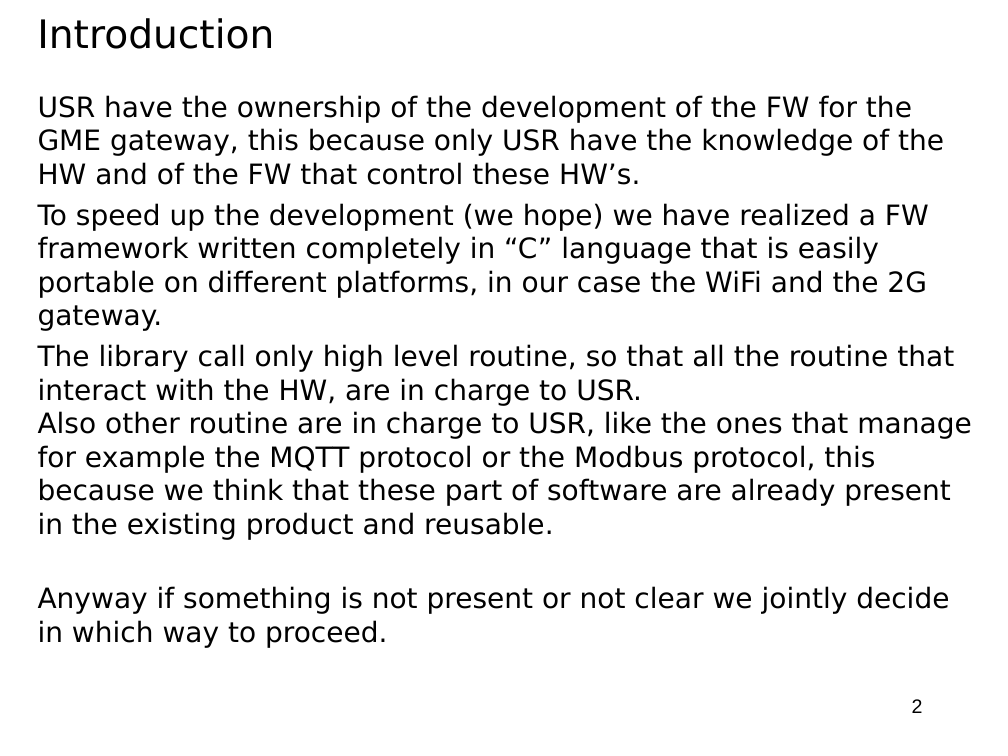
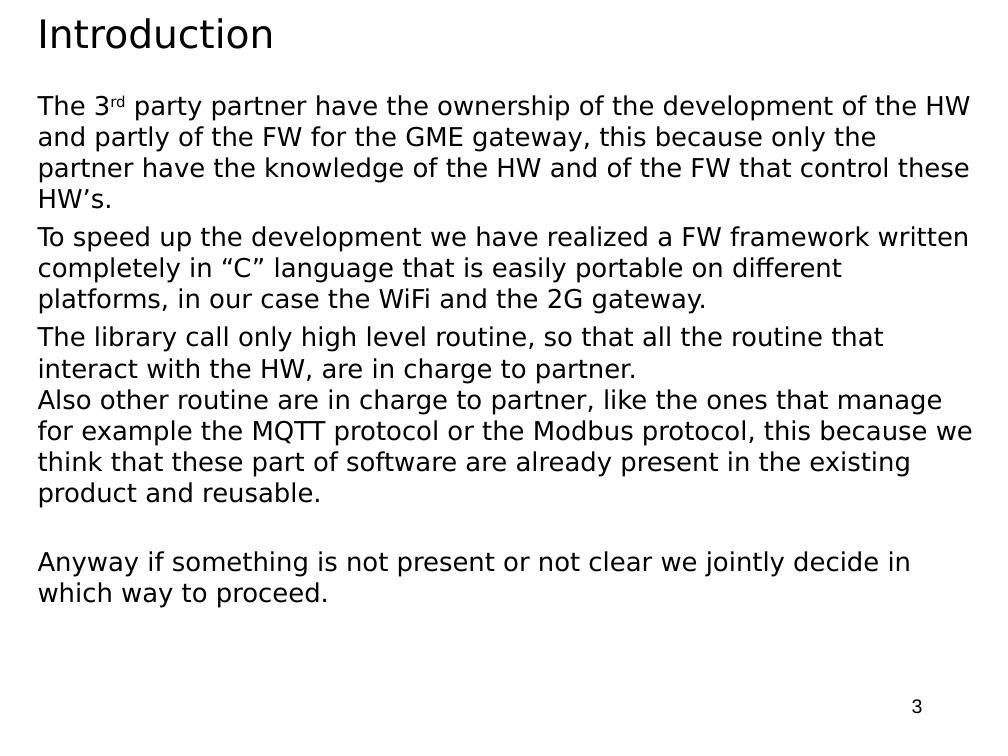
Before and after one commit to accarel/c780_carel_cloud_engine_binary, a slide deck: slide 3 of Documents/specs/GME_CAREL_Library_OverView.ppt (slide 2 before the commit). Drawn at 1008x756 pixels with LibreOffice and Linux fonts; fonts in the diff are those of the drawing; background and template pictures are left out. Boxes give left, top, right and bottom in pixels: in the first picture for what was removed or moved away, otherwise in the second. Text is boxed around its words. In the diff, an @@ line names an element or a change of style, - is before the commit and + after.

```diff
--- a/Documents/specs/GME_CAREL_Library_OverView.ppt
+++ b/Documents/specs/GME_CAREL_Library_OverView.ppt
@@ text at (38, 95, 973, 507): text changed; size 20 to 18.5 pt @@
-USR have the ownership of the development of the FW for the GME gateway, this because only USR have the knowledge of the HW and of the FW that control these HW’s.
-To speed up the development (we hope) we have realized a FW framework written completely in “C” language that is easily portable on different platforms, in our case the WiFi and the 2G gateway.
-The library call only high level routine, so that all the routine that interact with the HW, are in charge to USR.
-Also other routine are in charge to USR, like the ones that manage for example the MQTT protocol or the Modbus protocol, this because we think that these part of software are already present in the existing product and reusable.
+The 3rd party partner have the ownership of the development of the HW and partly of the FW for the GME gateway, this because only the partner have the knowledge of the HW and of the FW that control these HW’s.
+To speed up the development we have realized a FW framework written completely in “C” language that is easily portable on different platforms, in our case the WiFi and the 2G gateway.
+The library call only high level routine, so that all the routine that interact with the HW, are in charge to partner.
+Also other routine are in charge to partner, like the ones that manage for example the MQTT protocol or the Modbus protocol, this because we think that these part of software are already present in the existing product and reusable.
@@ text at (38, 551, 912, 608): size 20 to 18.5 pt in "Anyway if something is not present or ..." @@
@@ page number at (912, 699, 923, 714): text changed @@
-2
+3
```
Also in this commit, not shown: 2 other slides changed, 1 slide added.
